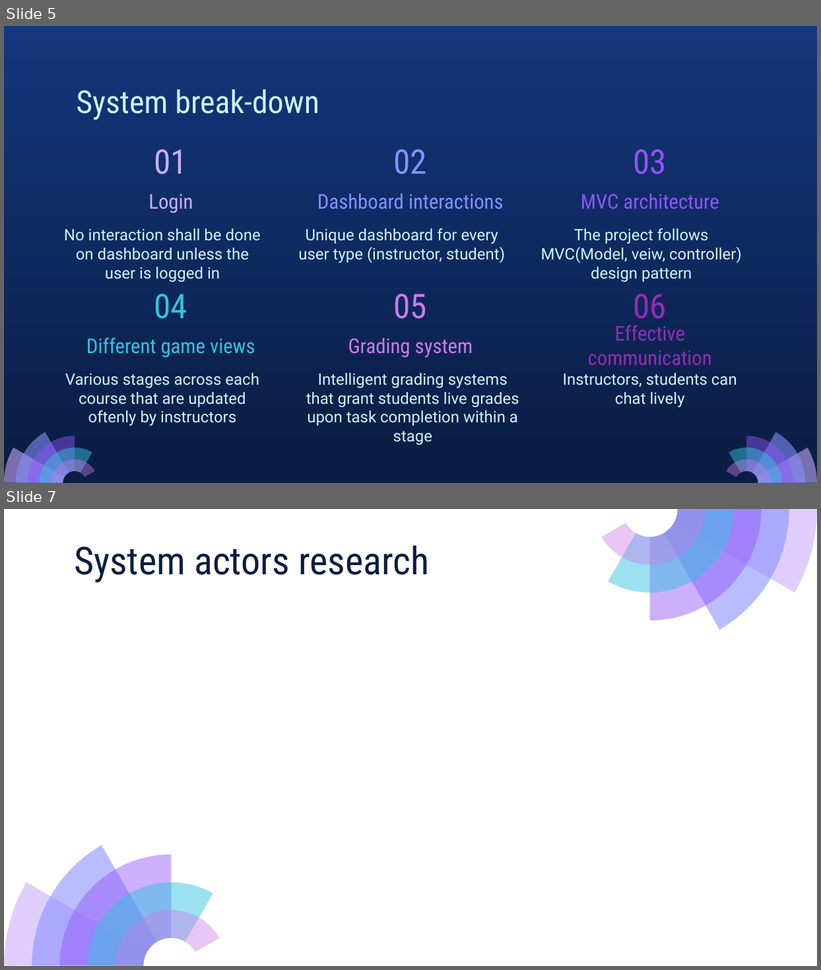
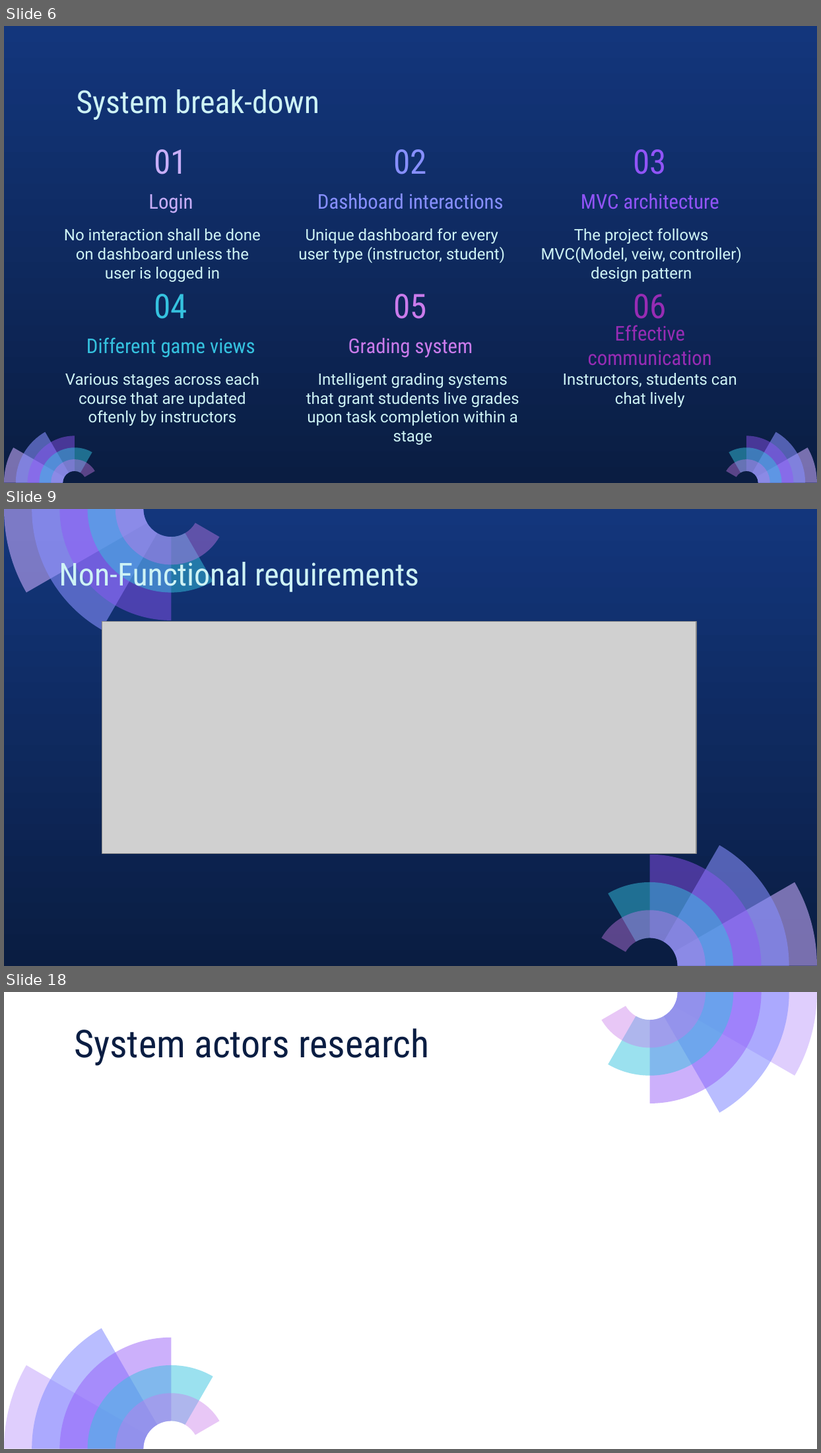
Before and after one commit to Abdullahaml1/cse608-assignments, a slide deck: Assignment_2/Assignment_2_presentation.pptx. Shown one above the other, each under a label of ours: slides 5 and 7 before the commit, slides 6, 9 and 18 after it; the slides between them are not shown. The pictures are 821x970 and 821x1453 pixels, drawn with LibreOffice and Linux fonts; fonts in the diff are those of the drawing; grey boxes stand for pictures; background and template pictures are left out. Boxes give left, top, right and bottom in pixels: in the first picture for what was removed or moved away, otherwise in the second. Text is boxed around its words. In the diff, an @@ line names an element or a change of style, - is before the commit and + after.

```diff
--- a/Assignment_2/Assignment_2_presentation.pptx
+++ b/Assignment_2/Assignment_2_presentation.pptx
@@ slide 9 added at (x1=4, y1=509, x2=817, y2=966), background gradient #13367C to #0A1D42 @@
@@ group added at (x1=4, y1=509, x2=219, y2=629): 5 freeform shapes @@
@@ text added at (x1=59, y1=557, x2=419, y2=593), 28 pt, text #CEF3F5 @@
+Non-Functional requirements
@@ picture added at (x1=102, y1=621, x2=697, y2=854) @@
@@ group added at (x1=602, y1=846, x2=817, y2=966): 5 freeform shapes @@
@@ what was slide 5 is now slide 6 @@
@@ what was slide 7 is now slide 18 @@
```
Also in this commit, not shown: 1 slide changed, 10 other slides added, 1 other file.
